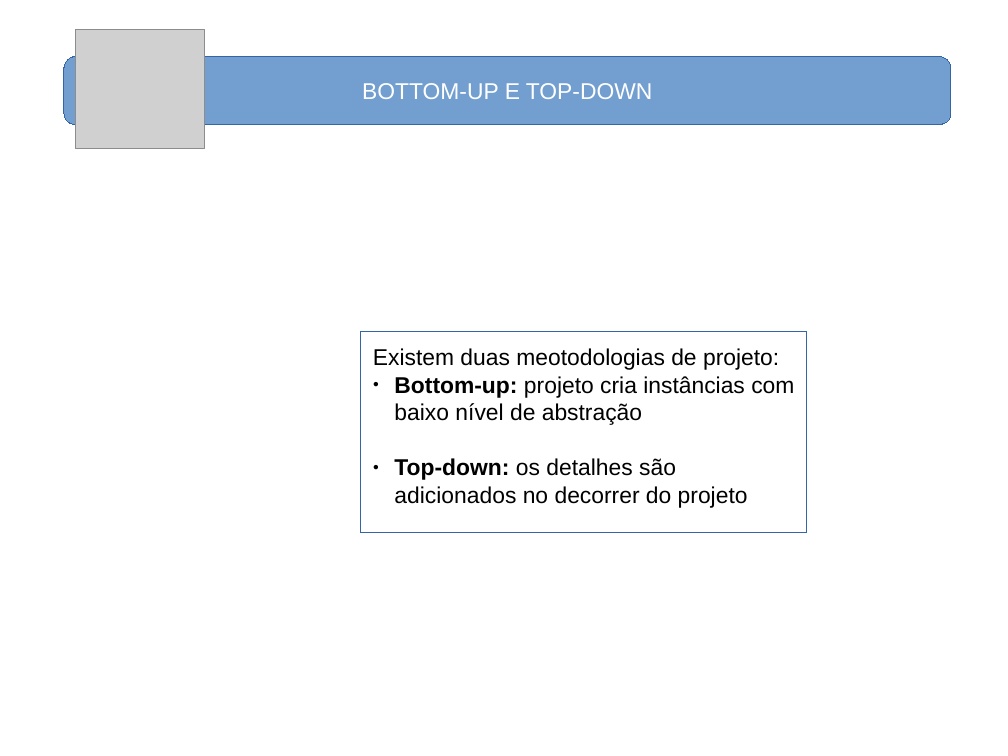
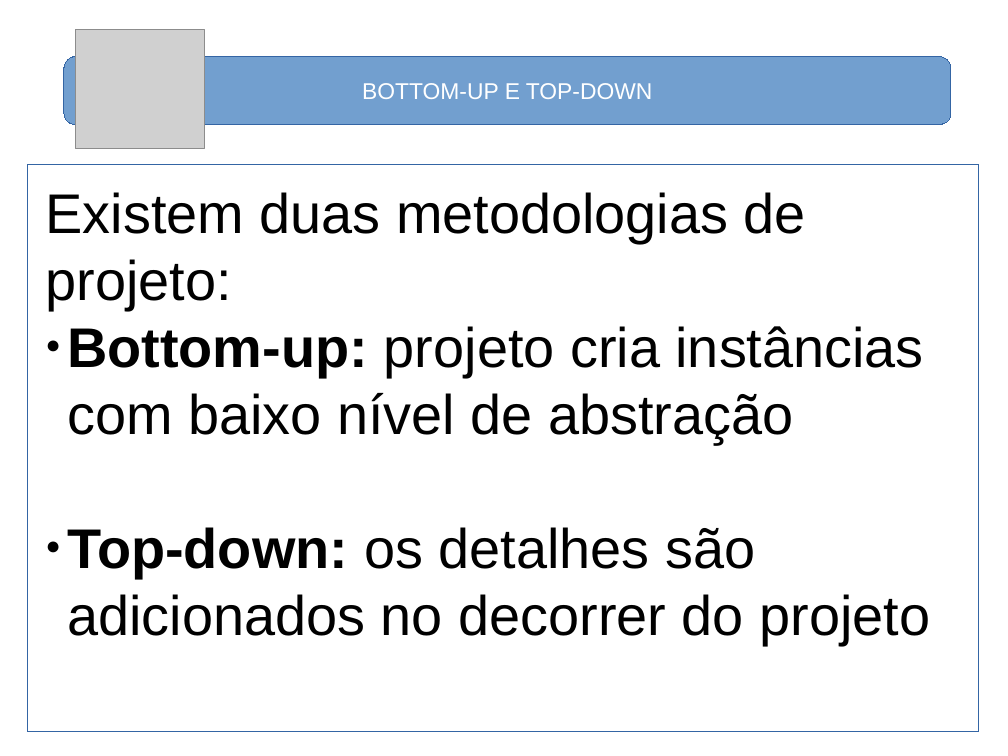
Before and after one commit to nelsoncsc/basicSV, a slide deck: slide 3 of docs/basicSV.odp. Drawn at 1008x756 pixels with LibreOffice and Linux fonts; fonts in the diff are those of the drawing; grey boxes stand for pictures. Boxes give left, top, right and bottom in pixels: in the first picture for what was removed or moved away, otherwise in the second. Text is boxed around its words. In the diff, an @@ line names an element or a change of style, - is before the commit and + after.

```diff
--- a/docs/basicSV.odp
+++ b/docs/basicSV.odp
@@ rectangle: place and size @@
-rectangle at (360, 331, 807, 533)
+rectangle at (27, 165, 979, 732)
@@ text "Existem duas metodologias de projeto:": place and size @@
-text "Existem duas metodologias de projeto:" at (373, 348, 794, 508)
+text "Existem duas metodologias de projeto:" at (46, 192, 930, 645)
@@ text at (46, 192, 806, 310): text changed; size 18 to 44 pt @@
-Existem duas meotodologias de projeto:
+Existem duas metodologias de projeto:
@@ rounded rectangle removed at (55, 249, 951, 596) @@
@@ text at (67, 326, 930, 645): size 18 to 44 pt in "Bottom-up: projeto cria instâncias com baixo nível ...", "Top-down: os detalhes são adicionados no decorrer ..." @@
```
Also in this commit, not shown: 39 other slides changed, 11 slides added, 3 slides removed, 12 other files.
